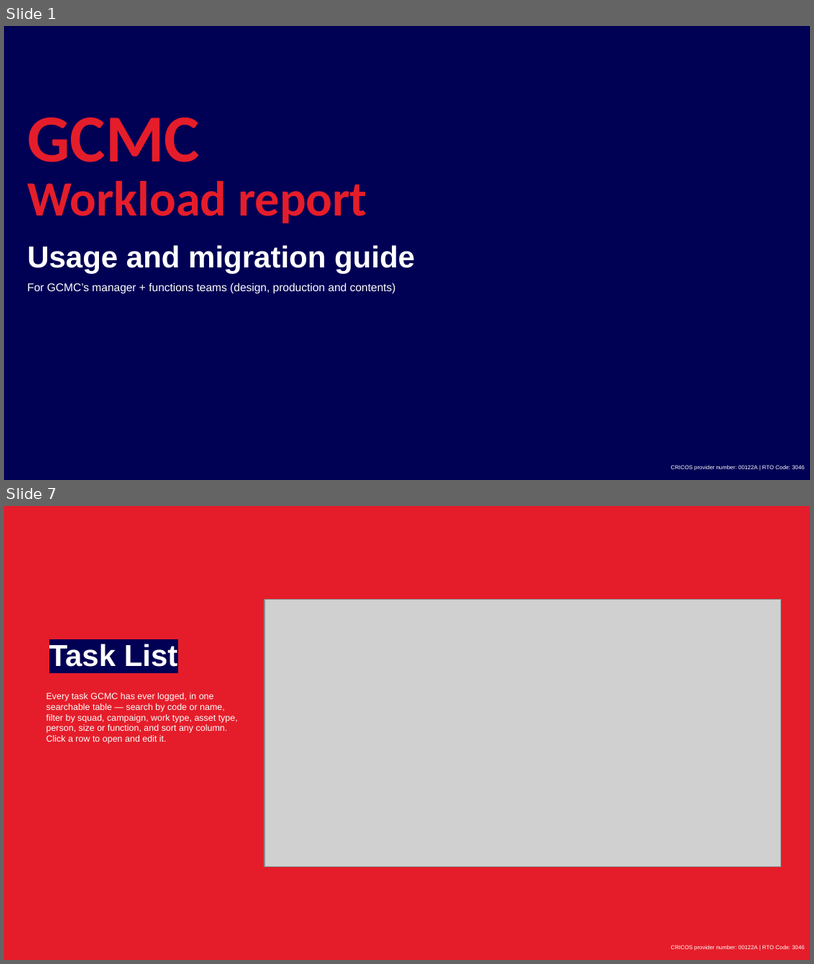
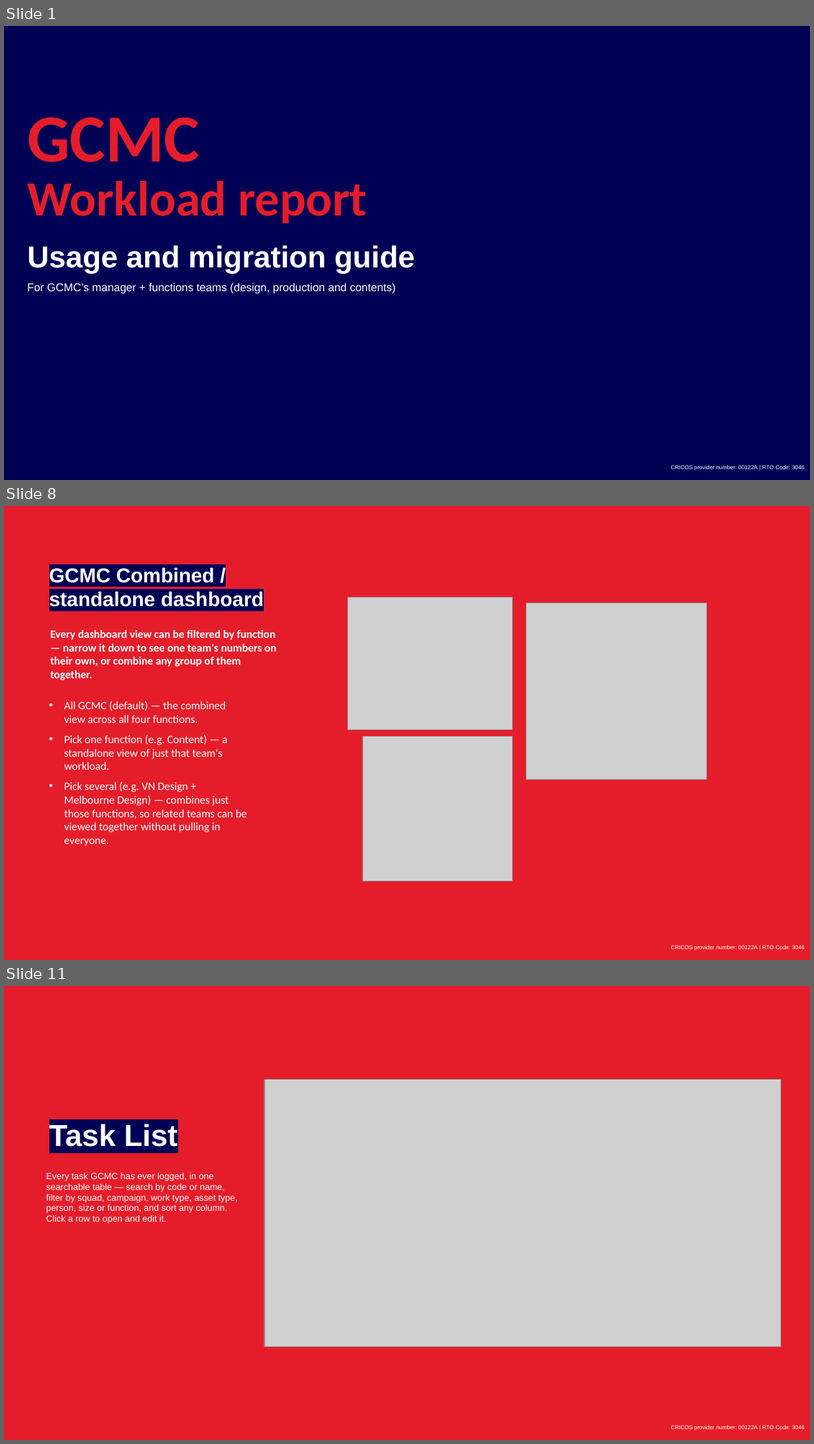
Before and after one commit to westmere7/Mel_WorkloadReport, a slide deck: Docs/Workload Report User Guide.pptx. Shown one above the other, each under a label of ours: slides 1 and 7 before the commit, slides 1, 8 and 11 after it; the slides between them are not shown. The pictures are 814x964 and 814x1444 pixels, drawn with LibreOffice and Linux fonts; fonts in the diff are those of the drawing; grey boxes stand for pictures; background and template pictures are left out. Boxes give left, top, right and bottom in pixels: in the first picture for what was removed or moved away, otherwise in the second. Text is boxed around its words. In the diff, an @@ line names an element or a change of style, - is before the commit and + after.

```diff
--- a/Docs/Workload Report User Guide.pptx
+++ b/Docs/Workload Report User Guide.pptx
@@ slide 8 added at [4,506,810,960], background #FFFFFF; not listed: 2 template elements that a slide beside it also shows @@
@@ subtitle added at [49,567,264,607], 18 pt, text #FFFFFF, bold @@
+GCMC Combined / standalone dashboard
@@ picture added at [347,597,513,729] @@
@@ picture added at [527,602,707,780] @@
@@ text added at [50,630,277,680], 10 pt, text #FFFFFF, bold @@
+Every dashboard view can be filtered by function — narrow it down to see one team's numbers on their own, or combine any group of them together.
@@ text added at [64,701,247,846], 10 pt, text #FFFFFF @@
+• All GCMC (default) — the combined view across all four functions.
+• Pick one function (e.g. Content) — a standalone view of just that team's workload.
+• Pick several (e.g. VN Design + Melbourne Design) — combines just those functions, so related teams can be viewed together without pulling in everyone.
@@ picture added at [363,736,513,881] @@
@@ what was slide 7 is now slide 11 @@
```
Also in this commit, not shown: 6 slides changed, 9 other slides added, 5 slides removed.
